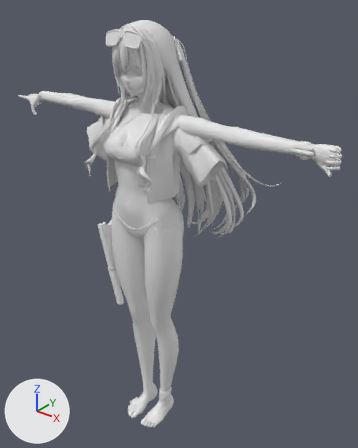
What one commit did to the glTF model unity/Assets/Authored/koleda/spooms/model.gltf.
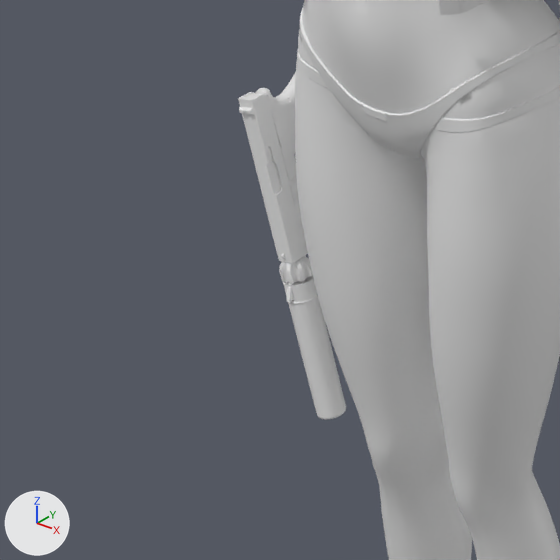
Old and new are each drawn whole from a 50 mm lens placed at (1.291, -1.396, 2.037), pointed at (0.017, 0.197, 1.049) and again close up on the part from 11% to 50% of the width and 45% to 76% of the height. The lights are fixed; the arrows at lower left show +X, +Y and +Z. The last two pictures show the newer version. Materials are left out; every surface is plain grey. Objects named as collision shapes, trigger or cutter boxes, shadow casters or lower levels of detail are left out. Vertices at exactly the same position are counted once.

The first close-up shows 'koleda_spooms_LOD0'.
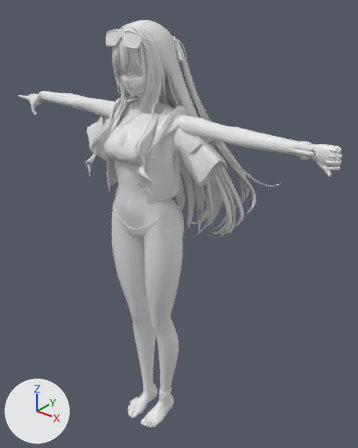
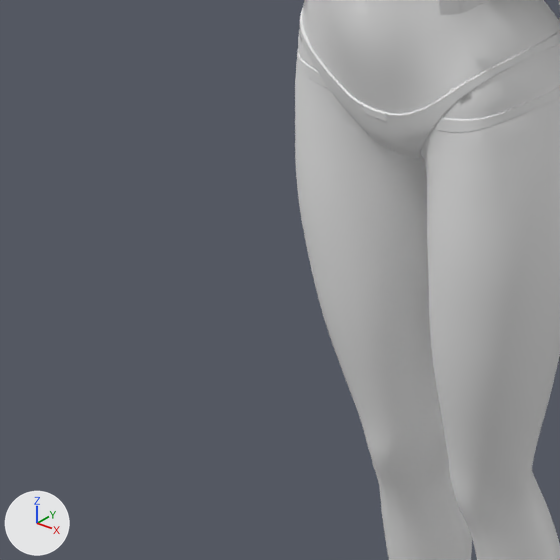
Location of each change, (x1, y1, x2, y2) in pixels of the close-ups (560 x 560 px):
```json
{"object": "koleda_spooms_LOD0", "change": "reshaped", "before": [238, 0, 560, 560], "after": [295, 0, 560, 560]}
{"part": 1, "of": "me_koleda_spooms_lod0", "change": "deleted", "before": [238, 72, 346, 420]}
```

Scene script edits in JSON lines:
```json
{"block": "me_koleda_spooms_lod0", "where": "# used by ob_koleda_spooms_lod0; location = (0.0, 0.0, 0.0)"}
{"op": "remove", "block": "me_koleda_spooms_lod0", "code": "me_koleda_spooms_lod0.from_pydata(...)  # 34188 vertices, 64807 faces; spans x -0.83..0.78, y -0.18..0.44, z 0.06..1.92"}
{"op": "add", "block": "me_koleda_spooms_lod0", "code": "me_koleda_spooms_lod0.from_pydata(...)  # 31355 vertices, 59291 faces; spans x -0.83..0.78, y -0.18..0.44, z 0.06..1.92"}
{"block": "me_koleda_spooms_lod0", "change": "me_koleda_spooms_lod0 part 1: 31 loose pieces with 2833 vertices, spanning x -0.24..-0.12, y -0.07..0.07, z 0.68..1.1, are deleted"}
```
